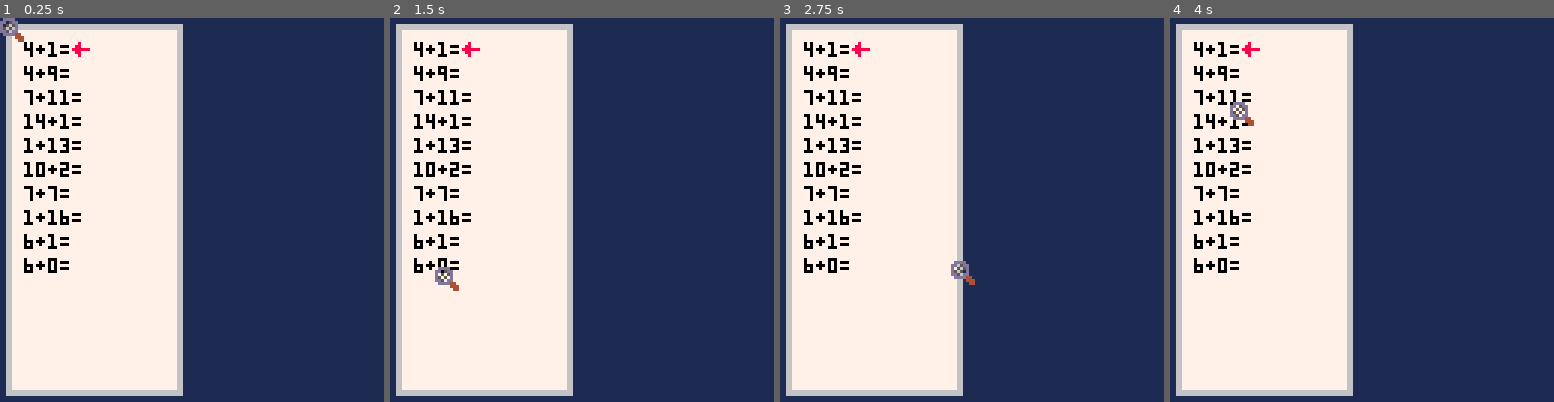
Above: before the commit, frames 1-4 (left to right).
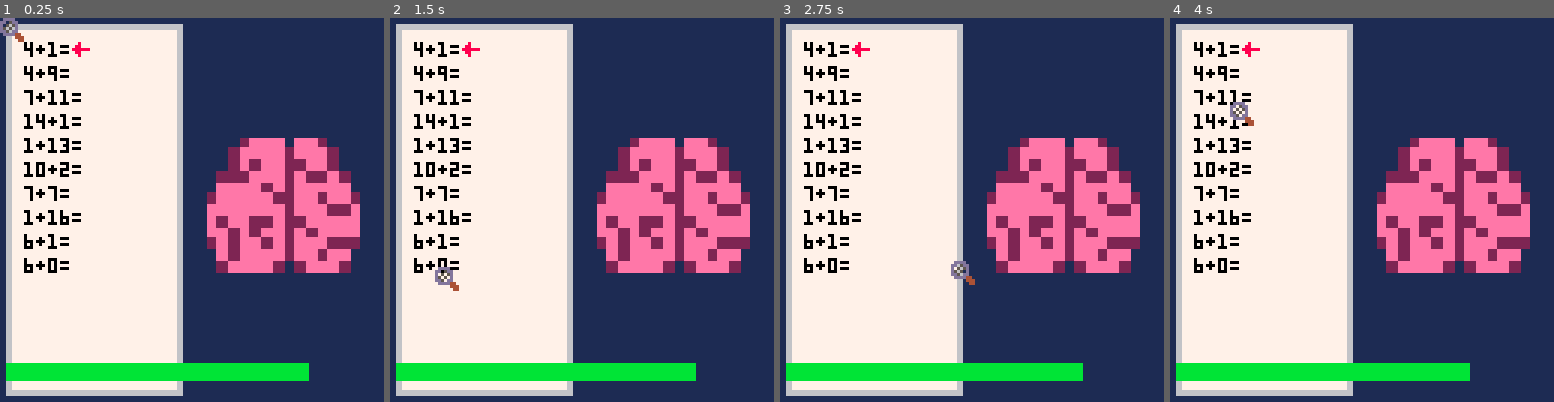
Above: after the commit, the same moments.

Repository: sansuruu/Pico8Games
Game: PICO-8 cartridge ShovelJam2025/hw_roguelike.p8
Two runs of this game, one before a commit and one after it. Both use one fixed random seed, a clock stepped at 60 frames per second and the inputs below.
Inputs (mouse positions are in pixels of both pictures, inside the frame that each line leads up to):
- Up to frame 1 (0.25 s): no input
- Up to frame 2 (1.5 s): click (670, 121) at 0.67 s; click (436, 267) at 1.22 s
- Up to frame 3 (2.75 s): click (887, 114) at 1.77 s; click (952, 259) at 2.32 s
- Up to frame 4 (4 s): click (1404, 106) at 2.87 s; click (1465, 256) at 3.42 s; click (1231, 102) at 3.97 s

The runs differ from the first frame. In frame 1, 16% of the frame differs, in the area x 1-94%, y 31-95%; in frame 2, 16%; in frame 3, 16%; in frame 4, 16%.

Commit message:
added brain sprite, added attention bar visual, god this code is messy to look at but all good we ball

Diff:
--- a/ShovelJam2025/HWRoguelike.lua
+++ b/ShovelJam2025/HWRoguelike.lua
@@ -3,19 +3,24 @@
     makePlayer()
     makeHomework()
     game_state = 0 -- 0 => not active, 1 => active, 2=> shop
+    tick = 0
 end
 
 
 function _update()
     updateMouse()
     updateKeyInput()
+    updateAttentionBar()
 end
 
 function _draw()
     cls(1)
+    sspr(24,0,16,16,65,32,59,60)
     drawHomework() --in order -> background, homework, attention bar, enemies, mouse
+    drawAttentionBar()
     drawMouse()
     drawKeyInput()
+
 end
 
 --HELPER
@@ -31,8 +36,12 @@
         m_x = 0,
         m_y = 0,
         m_sprite = 1,
+        ans_input = "",
         hw_length = 10,
-        ans_input = ""
+        attention = 100,
+        distract_p = 20,
+        speed = 2
+
     }
 end
 
@@ -41,7 +50,6 @@
 function updateMouse()
     p.m_x = stat(32)
     p.m_y = stat(33)
-
 end
 
 function drawMouse()
@@ -79,6 +87,9 @@
 
 end
 
+
+ --KEYBOARD
+
 function updateKeyInput()
     local t = stat(31)
     if (t == "\r") return
@@ -109,3 +120,18 @@
         print(p.ans_input,8+#hw.problems[hw.index]*4,hw.index*8,0)
     end
 end
+
+
+--ATTENTION BAR
+function updateAttentionBar()
+    if (tick >=30) then
+        p.attention -= 1
+        tick = 0
+    else
+        tick += 1
+    end
+end
+
+function drawAttentionBar()
+    rectfill(2,115,2+p.attention,120,11)
+end
--- a/ShovelJam2025/hw_roguelike.p8
+++ b/ShovelJam2025/hw_roguelike.p8
@@ -6,9 +6,15 @@
 __gfx__
 000000000dddd0000080000000000000000000000000000000000000000000000000000000000000000000000000000000000000000000000000000000000000
 00000000dd05dd000880000000000000000000000000000000000000000000000000000000000000000000000000000000000000000000000000000000000000
-00700700d0505d008888880000000000000000000000000000000000000000000000000000000000000000000000000000000000000000000000000000000000
-00077000d5050d000880000000000000000000000000000000000000000000000000000000000000000000000000000000000000000000000000000000000000
-00077000dd50dd000080000000000000000000000000000000000000000000000000000000000000000000000000000000000000000000000000000000000000
-007007000dddd4400000000000000000000000000000000000000000000000000000000000000000000000000000000000000000000000000000000000000000
-00000000000004440000000000000000000000000000000000000000000000000000000000000000000000000000000000000000000000000000000000000000
-00000000000000440000000000000000000000000000000000000000000000000000000000000000000000000000000000000000000000000000000000000000
+00700700d0505d008888880000002eee0ee200000000000000000000000000000000000000000000000000000000000000000000000000000000000000000000
+00077000d5050d00088000000002eeee2eee20000000000000000000000000000000000000000000000000000000000000000000000000000000000000000000
+00077000dd50dd00008000000002e2ee22ee20000000000000000000000000000000000000000000000000000000000000000000000000000000000000000000
+007007000dddd4400000000000222eee2e22e2000000000000000000000000000000000000000000000000000000000000000000000000000000000000000000
+00000000000004440000000000eeee2e2eeeee000000000000000000000000000000000000000000000000000000000000000000000000000000000000000000
+00000000000000440000000002eeeee22ee2ee200000000000000000000000000000000000000000000000000000000000000000000000000000000000000000
+0000000000000000000000000eeeeeee2eee22e00000000000000000000000000000000000000000000000000000000000000000000000000000000000000000
+0000000000000000000000000e2ee22e22eeeee00000000000000000000000000000000000000000000000000000000000000000000000000000000000000000
+0000000000000000000000000ee2e2ee2e2eeee00000000000000000000000000000000000000000000000000000000000000000000000000000000000000000
+00000000000000000000000002e2ee2e2eee22200000000000000000000000000000000000000000000000000000000000000000000000000000000000000000
+00000000000000000000000000e2eeee2ee2ee000000000000000000000000000000000000000000000000000000000000000000000000000000000000000000
+000000000000000000000000002eeee202eee2000000000000000000000000000000000000000000000000000000000000000000000000000000000000000000
